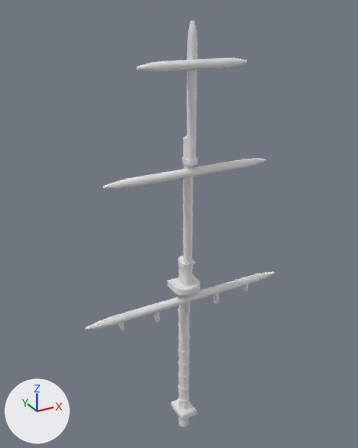
Two versions of the Blender file Blender/Frigate/Maszt_przód.blend, one commit apart.
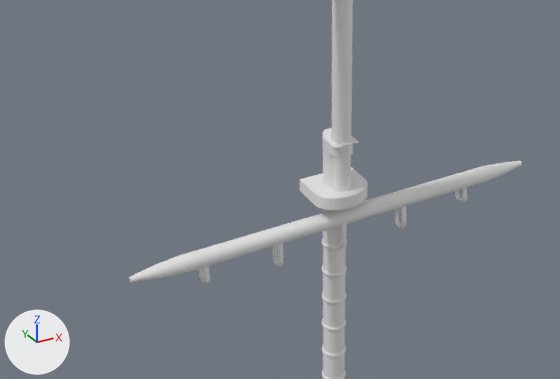
Each version appears first whole from a 50 mm camera at (-33.5, -59.2, 69.2) aimed at (0.1, 1.9, 38.6), and next in a close-up on the part from 6% to 82% of the width and 43% to 84% of the height. Lighting does not change. The marker at lower left points along +X, +Y and +Z. The first two pictures are the older version.
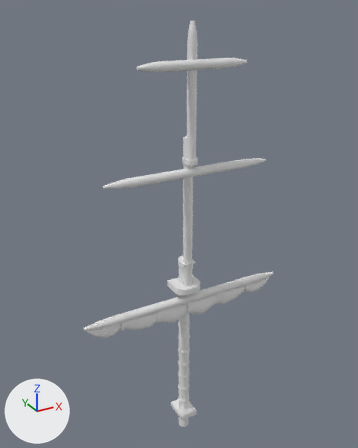
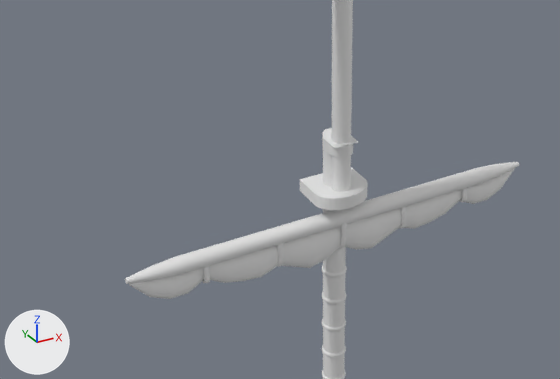
Commit message: Zwinięty żagiel - kształt

What the commit changed:
me_cylinder_013 is used by ob_cylinder_009; location (0.23, -0.92, 27.5); rotation (1.571, 0.0, 1.571), in degrees (90, 0, 90); scale (1.0, 1.0, 17.0).
me_cylinder_013 had 192 vertices, 162 faces and spanned x -0.65..0.65, y -1.3..0.0, z -1.0..1.0.
me_cylinder_013 now has 192 vertices, 162 faces and spans x -0.65..0.65, y -0.65..0.65, z -1.0..1.0.
me_cylinder_013 part 1: the whole mesh is moved by (0.0, 0.65, 0.0).
Mesh me_cylinder_010 is new.
It has 416 vertices, 386 faces and spans x -1.39..2.09, y -1.57..1.57, z -1.01..0.0.
Object 'Cylinder.009' (ob_cylinder_009) moves from (0.23, -0.92, 27.5) to (0.01, -0.92, 26.84).
Object 'Cylinder.012' (ob_cylinder_012) is new; it shows me_cylinder_010.
Its location is (0.0, -0.84, 25.23).
Its rotation in degrees is (0, 90, 0).
Its scale is (1.0, 0.5, 16.5).
It gains a BOOLEAN modifier named 'Boolean'.
It gains a MIRROR modifier named 'Mirror'.
Modifier setting: use_axis = (False, False, True).
Modifier setting: use_clip = True.

Changed parts and their boxes (x1, y1, x2, y2) in the close-ups (560 x 379 px):
'Cylinder.012', added: after (129, 168, 515, 299)
'Cylinder.009', moved: before (129, 161, 522, 282); after (125, 162, 519, 284)
